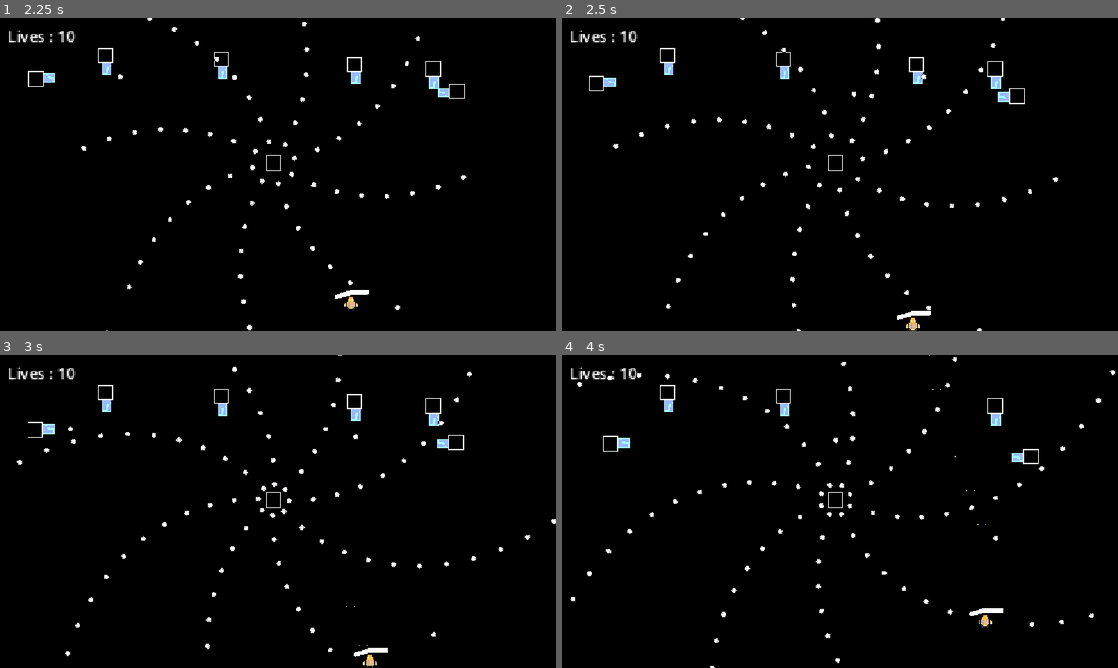
Above: before the commit, frames 1-4 (two rows, left to right).
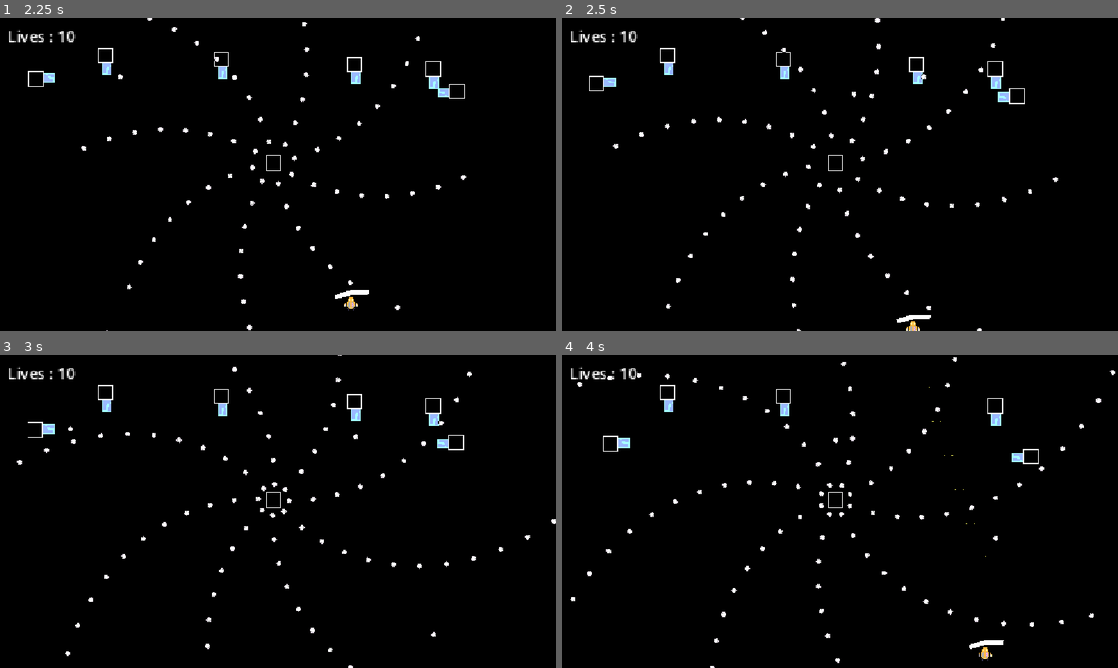
Above: after the commit, the same moments.

Repository: Draftier/Geometric-Invasion-CSS-497
Game: Godot game, scene res://scenes/UI/main_menu.tscn
Two runs of this game, one before a commit and one after it. Both use one fixed random seed, a clock stepped at 60 frames per second and the inputs below.
Inputs:
- Up to frame 1 (2.25 s): click "Singleplayer" at 0.5 s; hold Right (right) 1.28-2.03 s; tap X (ability) at 1.35, 2.1 s; hold Down (down) from 2.03 s (still down)
- Up to frame 2 (2.5 s): keep holding Down (down)
- Up to frame 3 (3 s): release Down (down) at 2.78 s; hold Right (right) from 2.78 s (still down); hold Z (shoot) from 2.78 s (still down)
- Up to frame 4 (4 s): tap X (ability) at 3.05, 3.8 s; release Right (right) at 3.53 s; release Z (shoot) at 3.53 s; hold Up (up) from 3.53 s (still down); tap Shift (slow) at 3.6 s

Frame 1 is identical in both runs. In frame 2, 0.2% of the frame differs, in the area x 60-67%, y 93-100%; in frame 3, 0.2%; in frame 4, 0.3%, in the area x 66-80%, y 0-98%.

Commit message:
Fixed bug where double death occured,  added powerup pickup

Diff:
--- a/geometric-invasion/project.godot
+++ b/geometric-invasion/project.godot
@@ -74,6 +74,7 @@
 2d_physics/layer_6="borders"
 2d_physics/layer_7="player_box"
 2d_physics/layer_8="player ability"
+2d_physics/layer_9="pickup"
 
 [physics]
 
--- /dev/null
+++ b/geometric-invasion/scenes/Ability/ability_pickup.tscn
@@ -0,0 +1,18 @@
+[gd_scene format=3 uid="uid://dea3ckmfpjcym"]
+
+[ext_resource type="Texture2D" uid="uid://dhr2fi5xwbms0" path="res://assets/sprites/dark_blue.png" id="1_d08ph"]
+
+[sub_resource type="RectangleShape2D" id="RectangleShape2D_1tcrw"]
+size = Vector2(18, 18)
+
+[node name="ability_pickup" type="Node2D" unique_id=1250034196]
+
+[node name="RigidBody2D" type="RigidBody2D" parent="." unique_id=945493596]
+collision_layer = 256
+collision_mask = 0
+
+[node name="Sprite2D" type="Sprite2D" parent="RigidBody2D" unique_id=1080484415]
+texture = ExtResource("1_d08ph")
+
+[node name="CollisionShape2D" type="CollisionShape2D" parent="RigidBody2D" unique_id=1411121974]
+shape = SubResource("RectangleShape2D_1tcrw")
--- a/geometric-invasion/scenes/Enemy/enemy.tscn
+++ b/geometric-invasion/scenes/Enemy/enemy.tscn
@@ -3,6 +3,7 @@
 [ext_resource type="Script" uid="uid://pqste00swnss" path="res://scripts/enemy/base_enemy.gd" id="1_5uy6h"]
 [ext_resource type="Texture2D" uid="uid://dtb2vka5e01d3" path="res://assets/sprites/enemy.png" id="1_7p1mj"]
 [ext_resource type="Shader" uid="uid://cqv7cjdn8x0b5" path="res://shaders/flash.tres" id="2_4ra3w"]
+[ext_resource type="PackedScene" uid="uid://dea3ckmfpjcym" path="res://scenes/Ability/ability_pickup.tscn" id="2_ixhtt"]
 [ext_resource type="Texture2D" uid="uid://du835wqb2j21b" path="res://assets/sprites/bitmap.png" id="4_5uy6h"]
 [ext_resource type="Script" uid="uid://12171bvbqp8w" path="res://scripts/hurt_and_hit_box/hurtbox.gd" id="4_grfqg"]
 [ext_resource type="Script" uid="uid://dhan5ja6q4fjx" path="res://scripts/hurt_and_hit_box/hitbox.gd" id="5_eacat"]
@@ -22,6 +23,7 @@
 speed = 100
 direction = "down"
 equation = "sin"
+power_up_charge = ExtResource("2_ixhtt")
 
 [node name="Sprite2D" type="Sprite2D" parent="." unique_id=1252295741]
 material = SubResource("ShaderMaterial_iywne")
--- a/geometric-invasion/scenes/Player/player.tscn
+++ b/geometric-invasion/scenes/Player/player.tscn
@@ -120,7 +120,11 @@
 script = ExtResource("1_g2els")
 player_class = ExtResource("2_a06cl")
 
-[node name="CollisionShape2D" type="CollisionShape2D" parent="." unique_id=1493186045]
+[node name="WholeCollisionBox" type="Area2D" parent="." unique_id=1308904982]
+collision_layer = 64
+collision_mask = 256
+
+[node name="CollisionShape2D" type="CollisionShape2D" parent="WholeCollisionBox" unique_id=1493186045]
 shape = SubResource("CircleShape2D_a06cl")
 
 [node name="Camera2D" type="Camera2D" parent="." unique_id=1316585369]
@@ -174,4 +178,5 @@
 offset_right = -234.0
 offset_bottom = -131.0
 
+[connection signal="body_entered" from="WholeCollisionBox" to="." method="_on_whole_collision_box_body_entered"]
 [connection signal="timeout" from="InvulnerabilityTimer" to="." method="_on_invulnerability_timer_timeout"]
--- a/geometric-invasion/scripts/enemy/base_enemy.gd
+++ b/geometric-invasion/scripts/enemy/base_enemy.gd
@@ -22,9 +22,13 @@
 @export var direction : String
 @export var equation : String = "None"
 
+# Variable that stores the packed scene for ability pickup
+@export var power_up_charge : PackedScene
+
 # Store direction vector and current time
 var direction_vector
 var time : float = 0.0
+var is_dead : bool = false
 
 func _ready() -> void:
 	# Initialize the direction based on inspector values
@@ -55,9 +59,17 @@
 		health -= damage
 
 	# If health zero then free
-	if health == 0:
+	if health == 0 and is_dead == false:
 		# death.emit.call_deferred()
+		is_dead = true
 		death.emit()
+		print("dying")
+
+		if randf() < 0.5:
+			var power_up = power_up_charge.instantiate()
+			power_up.position = self.position
+			get_parent().call_deferred("add_child", power_up)
+
 		queue_free()
 	# If health not zero then set progress of flash shader
 	var tween = create_tween()
--- a/geometric-invasion/scripts/level_manager/level_manager.gd
+++ b/geometric-invasion/scripts/level_manager/level_manager.gd
@@ -1,6 +1,4 @@
 extends Node
-
-
 
 # Variables to set after scene, spawners, events, and time to complete level
 @export var end_change_scene : PackedScene
@@ -165,4 +163,4 @@
 
 func _on_enemy_death() -> void:
 	num_enemies -= 1
-	print(num_enemies)
+	# print(num_enemies)
--- a/geometric-invasion/scripts/player/player.gd
+++ b/geometric-invasion/scripts/player/player.gd
@@ -84,3 +84,9 @@
 
 func _on_invulnerability_timer_timeout() -> void:
 	invulnerable = false
+
+
+func _on_whole_collision_box_body_entered(body: Node2D) -> void:
+	print("Picked up charge")
+	ability.charge()
+	body.queue_free()
